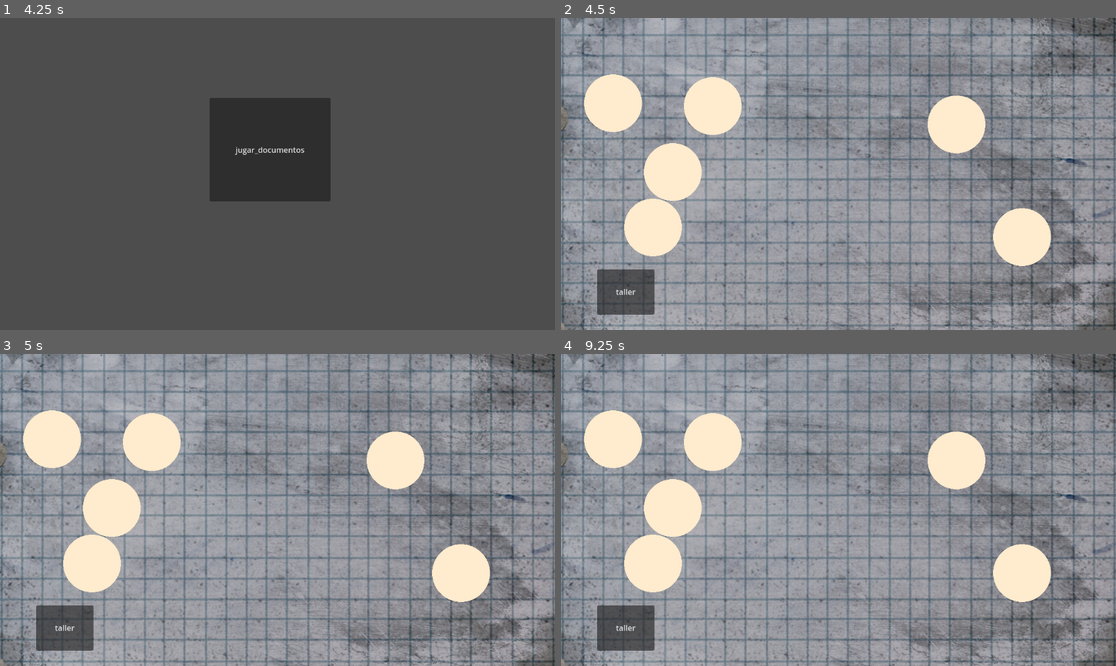
Above: before the commit, frames 1-4 (two rows, left to right).
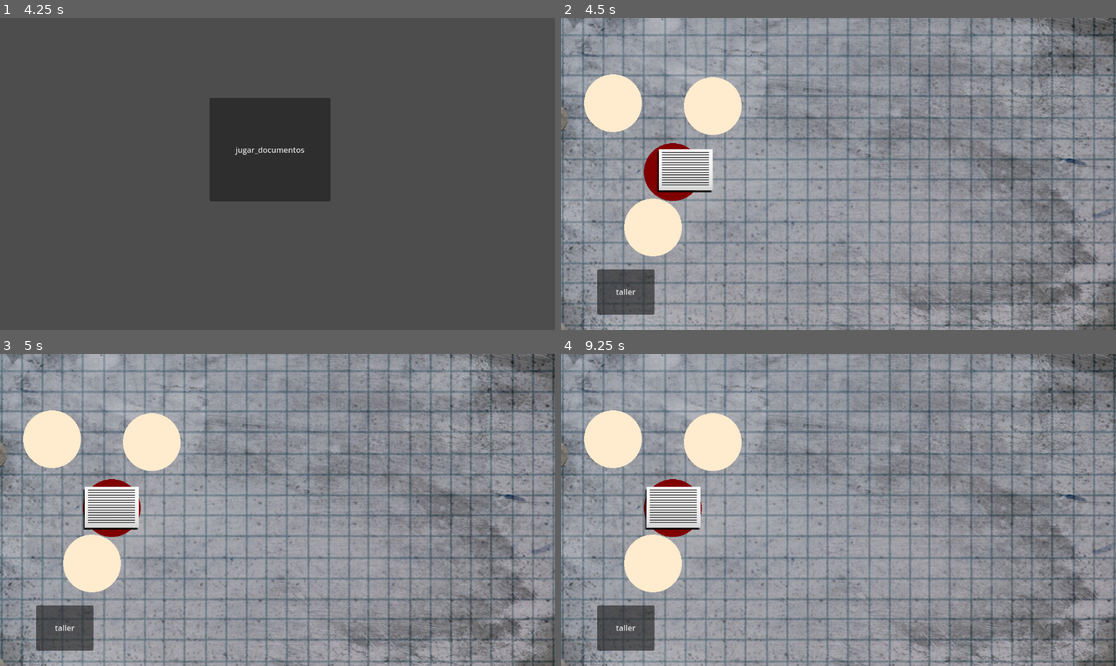
Above: after the commit, the same moments.

Repository: dest3/Pelucas-del-espacio-exterior
Game: Godot game, scene res://escenas/niveles/menu.tscn
The game is run twice, just before and just after one commit, with the same random seed, the same clock (stepped at 60 frames per second) and the same inputs.
Inputs (mouse positions are in pixels of both pictures, inside the frame that each line leads up to):
- Up to frame 1 (4.25 s): click "play" at 0.5 s; click "taller" at 1.25 s; click (532, 96) at 2 s; click (538, 142) at 2.75 s; click (538, 186) at 3.5 s
- Up to frame 2 (4.5 s): click "jugar_documentos" at 4.25 s
- Up to frame 3 (5 s): no input
- Up to frame 4 (9.25 s): click "taller" at 5 s; click (1115, 578) at 5.75 s; click (1093, 432) at 6.5 s; click (1099, 478) at 7.25 s; click (1099, 522) at 8 s; click "jugar_documentos" at 8.75 s

Frame 1 is identical in both runs. In frame 2, 4.9% of the frame differs, in the area x 14-89%, y 24-80%; in frame 3, 4.7%; in frame 4, 4.7%.

Commit message:
se mejoro el drag and drop

Diff:
--- a/escenas/entidades/drop.gd
+++ b/escenas/entidades/drop.gd
@@ -1,5 +1,14 @@
-extends Area2D
+extends StaticBody2D
 
-#dibuja en pantalla
-func _draw():
-	draw_circle(Vector2.ZERO, 60, Color.BLANCHED_ALMOND)#dibuja un circulo tomando 3 valores (origen, tamaño, color)
+@export var respuesta = ""
+
+
+func _ready():
+	modulate = Color(Color.MEDIUM_PURPLE,0.7)
+
+
+func _process(_delta):
+	if global_var.is_draging:
+		visible = true
+	else:
+		visible = false
--- a/escenas/entidades/drop.tscn
+++ b/escenas/entidades/drop.tscn
@@ -5,8 +5,14 @@
 [sub_resource type="RectangleShape2D" id="RectangleShape2D_c4tm6"]
 size = Vector2(102.5, 96.5)
 
-[node name="drop" type="Area2D" groups=["respuesta"]]
+[node name="drop" type="StaticBody2D" groups=["respuesta"]]
 script = ExtResource("1_m3kvf")
 
 [node name="CollisionShape2D" type="CollisionShape2D" parent="."]
 shape = SubResource("RectangleShape2D_c4tm6")
+
+[node name="ColorRect" type="ColorRect" parent="CollisionShape2D"]
+offset_left = -64.0
+offset_top = -64.0
+offset_right = 64.0
+offset_bottom = 64.0
--- a/escenas/entidades/objeto.gd
+++ b/escenas/entidades/objeto.gd
@@ -7,19 +7,36 @@
 
 
 #defino variables
-var nombre = "documento"
+var nombre = "hola"
 var selected = false #si esta seleccionado o no
 var rest_point
 var rest_nodes= []
+var body_ref
+var is_inside_dropable = false
+var mouse_over= false
 
+func _ready():
+	get_rest_point()
 
+#cuando se le hace click al objeto, selected se pone verdadero
+func _on_area_2d_input_event(_viewport, event, _shape_idx):
+	down_click_izq(event)
+
+#si esta seleccionado todo el tiempo se pociciona en donde este el mouse
+func _physics_process(delta):
+	drag(delta)
+
+#si se le deja de hacer click al bojeto se desactvia selected y queda en el ultimo lugar que tuvo
+func _input(event):
+	up_click_izq(event)
+	down_click_izq(event)
 
 
 #si esta selected cambia la ubicacion del objeto con la del mouse
 func drag(delta):
 	if selected:
-		global_position = lerp(global_position, get_global_mouse_position(), 25 * delta)#hace que la posicion del objeto sea la del mouse
-		look_at(get_global_mouse_position()) #mueve el objeto en la direccion del mouse
+		global_position = lerp(global_position, get_global_mouse_position(), 25 * delta)#calcula el offset y mueve el objeto a la pos del mouse
+		look_at(get_global_mouse_position()) #obtiene la hubicacion del mouse
 	else:
 		global_position = lerp(global_position, rest_point, 10 * delta) #hace que la posicion del objeto sea el ultimo rest point
 		rotation = lerp_angle(rotation, 0, 10 * delta)#vuelve al angulo por defecto del objeto al soltarlo
@@ -38,20 +55,38 @@
 func up_click_izq(event):
 	if event is InputEventMouseButton: #captura todos los eventos y comprueba si se levanta el click
 		if event.button_index == MOUSE_BUTTON_LEFT and not event.pressed:#si boton izq no esta precionado
-			selected = false
+			global_var.is_draging = false
+			selected= false
 			emit_signal("drag_ended", event.position)
 			last_rest()
 
+
 #si suelta el click
 func down_click_izq(event):
-	if Input.is_action_just_pressed("click"):
-		print(nombre)
+	if Input.is_action_just_pressed("click") and mouse_over:
 		selected = true
 		emit_signal("drag_started",event.position)
-
+		global_var.is_draging = true
 
 #obtiene los puntos de anclaje al principio del nivel.
 func get_rest_point():
 	rest_nodes = get_tree().get_nodes_in_group("zona")
 	rest_point = rest_nodes[0].global_position
 	rest_nodes[0].select()
+
+#mouse over
+func _on_area_2d_mouse_entered():
+	scale = Vector2(1.05, 1.05)
+	mouse_over = true
+#mouse over'nt (?
+func _on_area_2d_mouse_exited():
+		scale = Vector2(1.0, 1.0)
+		mouse_over = false
+
+
+func _on_area_2d_body_entered(body: StaticBody2D):
+	print("aguante godot ")
+	if body.is_in_group("respuesta") and body.respuesta == nombre:
+
+		body_ref = body
+		print(nombre)
--- a/escenas/entidades/objeto.tscn
+++ b/escenas/entidades/objeto.tscn
@@ -20,4 +20,7 @@
 [node name="CollisionShape2D" type="CollisionShape2D" parent="Area2D"]
 shape = SubResource("RectangleShape2D_fnnkk")
 
+[connection signal="body_entered" from="Area2D" to="." method="_on_area_2d_body_entered"]
 [connection signal="input_event" from="Area2D" to="." method="_on_area_2d_input_event"]
+[connection signal="mouse_entered" from="Area2D" to="." method="_on_area_2d_mouse_entered"]
+[connection signal="mouse_exited" from="Area2D" to="." method="_on_area_2d_mouse_exited"]
--- a/escenas/niveles/Doc_game.tscn
+++ b/escenas/niveles/Doc_game.tscn
@@ -1,9 +1,10 @@
-[gd_scene load_steps=5 format=3 uid="uid://77hjvakgytos"]
+[gd_scene load_steps=6 format=3 uid="uid://77hjvakgytos"]
 
 [ext_resource type="Script" path="res://escenas/niveles/menu.gd" id="1_iarxv"]
 [ext_resource type="PackedScene" uid="uid://dsclclrq2wjbu" path="res://escenas/entidades/origen.tscn" id="1_ijw2o"]
 [ext_resource type="Texture2D" uid="uid://7b83j81lnlat" path="res://escenas/assets/Pop Ups/Pop Up fondo.png" id="3_umtsp"]
 [ext_resource type="PackedScene" uid="uid://boo0c0cmmj1yg" path="res://escenas/entidades/drop.tscn" id="4_poov4"]
+[ext_resource type="PackedScene" uid="uid://0mmpu0nk827n" path="res://escenas/entidades/objeto.tscn" id="5_bwqhx"]
 
 [node name="Doc_game" type="Node2D"]
 script = ExtResource("1_iarxv")
@@ -26,12 +27,6 @@
 scale = Vector2(0.608854, 0.619444)
 texture = ExtResource("3_umtsp")
 
-[node name="drop" parent="." instance=ExtResource("4_poov4")]
-position = Vector2(821, 221)
-
-[node name="drop2" parent="." instance=ExtResource("4_poov4")]
-position = Vector2(957, 455)
-
 [node name="taller-doc" type="Button" parent="."]
 offset_left = 75.0
 offset_top = 522.0
@@ -40,4 +35,11 @@
 text = "taller
 "
 
+[node name="objeto" parent="." instance=ExtResource("5_bwqhx")]
+position = Vector2(399, 299)
+
+[node name="drop" parent="." instance=ExtResource("4_poov4")]
+position = Vector2(673, 234)
+respuesta = "jhg"
+
 [connection signal="pressed" from="taller-doc" to="." method="_on_tallerdoc_pressed"]
--- /dev/null
+++ b/escenas/scripts/global_var.gd
@@ -0,0 +1,4 @@
+extends Node
+
+
+var is_draging = false
--- a/project.godot
+++ b/project.godot
@@ -17,7 +17,7 @@
 
 [autoload]
 
-Objeto="*res://escenas/entidades/objeto.gd"
+global_var="*res://escenas/scripts/global_var.gd"
 
 [dotnet]
 
Not shown: 1 places in escenas/entidades/objeto.tscn that only renumber resources
